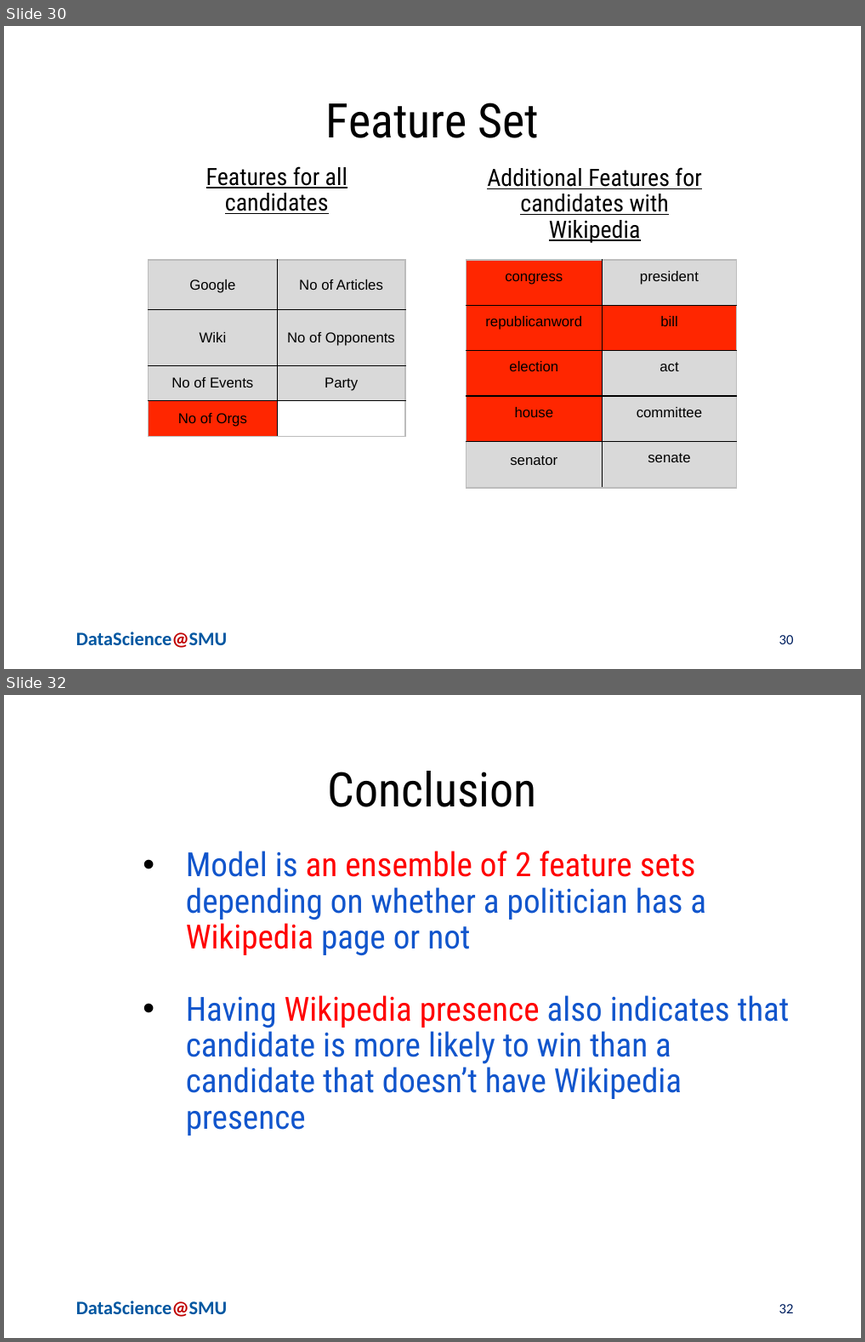
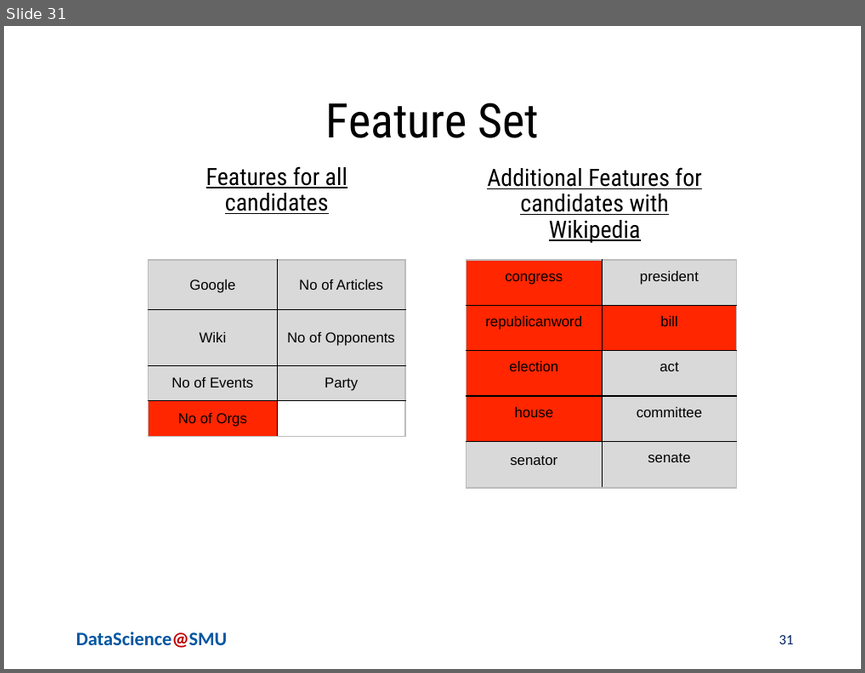
Before and after one commit to ChiruGit/Capstone, a slide deck: PoliticalProfiling-NLP+FeatureEngg-MSDSSMU-Fall2018.pptx. Shown one above the other, each under a label of ours: slides 30 and 32 before the commit, slide 31 after it; the slides between them are not shown. The pictures are 865x1342 and 865x673 pixels, drawn with LibreOffice and Linux fonts; fonts in the diff are those of the drawing; background and template pictures are left out. Boxes give left, top, right and bottom in pixels: in the first picture for what was removed or moved away, otherwise in the second. Text is boxed around its words. In the diff, an @@ line names an element or a change of style, - is before the commit and + after.

```diff
--- a/PoliticalProfiling-NLP+FeatureEngg-MSDSSMU-Fall2018.pptx
+++ b/PoliticalProfiling-NLP+FeatureEngg-MSDSSMU-Fall2018.pptx
@@ slide 32 removed at <box>4,695,861,1338</box>, background #FFFFFF; not listed: 1 template element that a slide beside it also shows @@
@@ title removed at <box>328,771,537,807</box> @@
-Conclusion
@@ text removed at <box>186,851,789,1135</box> @@
-• Model is an ensemble of 2 feature sets depending on whether a politician has a Wikipedia page or not
-• Having Wikipedia presence also indicates that candidate is more likely to win than a candidate that doesn’t have Wikipedia presence
@@ page number removed at <box>779,1304,794,1313</box> @@
-32
@@ what was slide 30 is now slide 31 @@
@@ page number at <box>779,635,794,644</box>: text changed @@
-30
+31
```
Also in this commit, not shown: 7 slides changed, 1 slide added.
